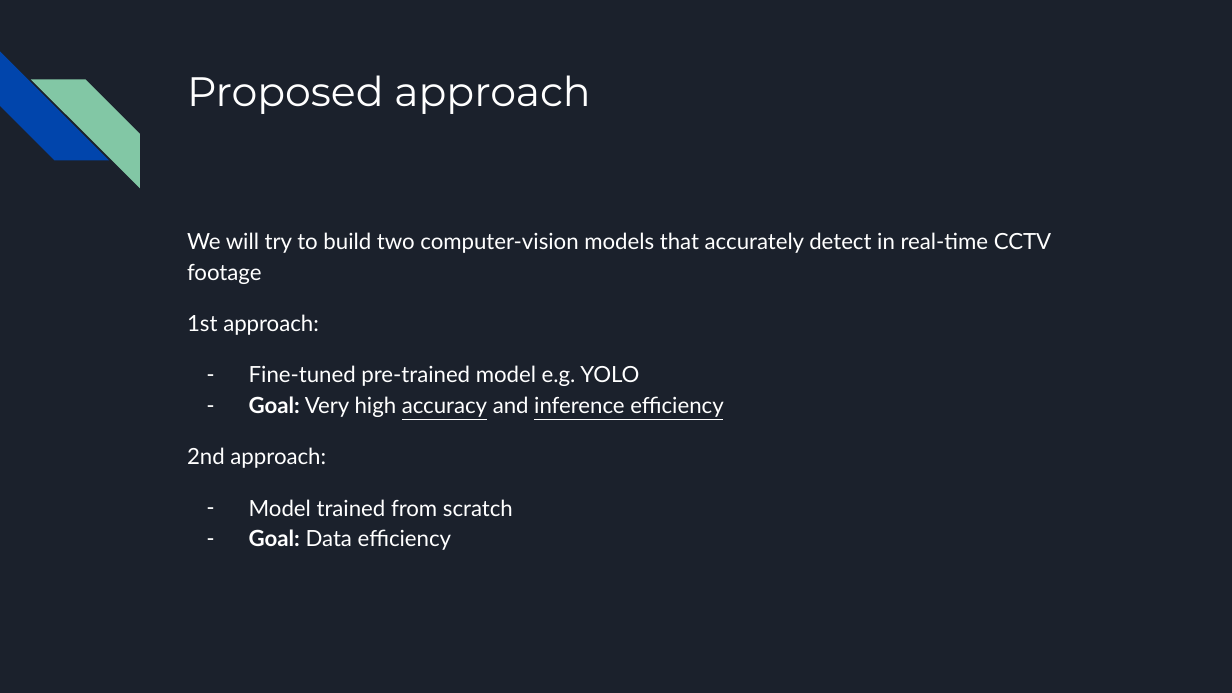
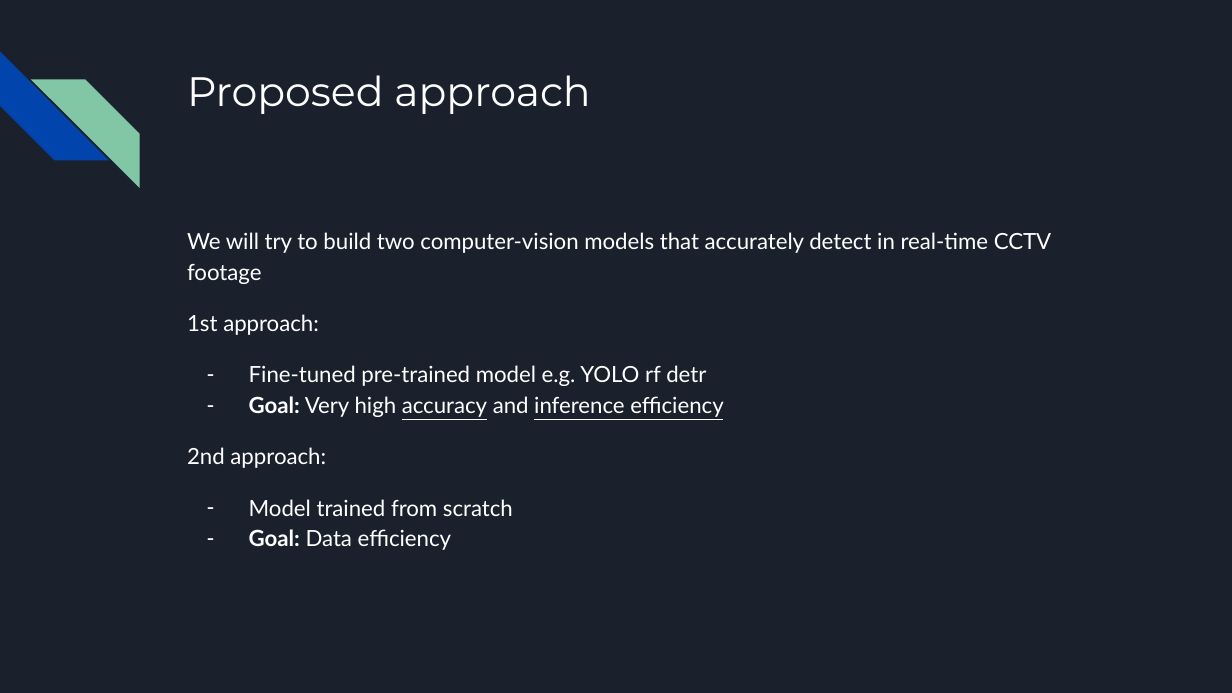
Before and after one commit to RafalLeja/Gun-Detection, a slide deck: slide 6 of Presentation/Gun Detection.pptx. Drawn at 1232x693 pixels with LibreOffice and Linux fonts; fonts in the diff are those of the drawing. Boxes give left, top, right and bottom in pixels: in the first picture for what was removed or moved away, otherwise in the second. Text is boxed around its words. In the diff, an @@ line names an element or a change of style, - is before the commit and + after.

Commit message:
ADD rf detr

```diff
--- a/Presentation/Gun Detection.pptx
+++ b/Presentation/Gun Detection.pptx
@@ text at (249,365,706,386): text changed @@
-– Fine-tuned pre-trained model e.g. YOLO
+– Fine-tuned pre-trained model e.g. YOLO rf detr
```
